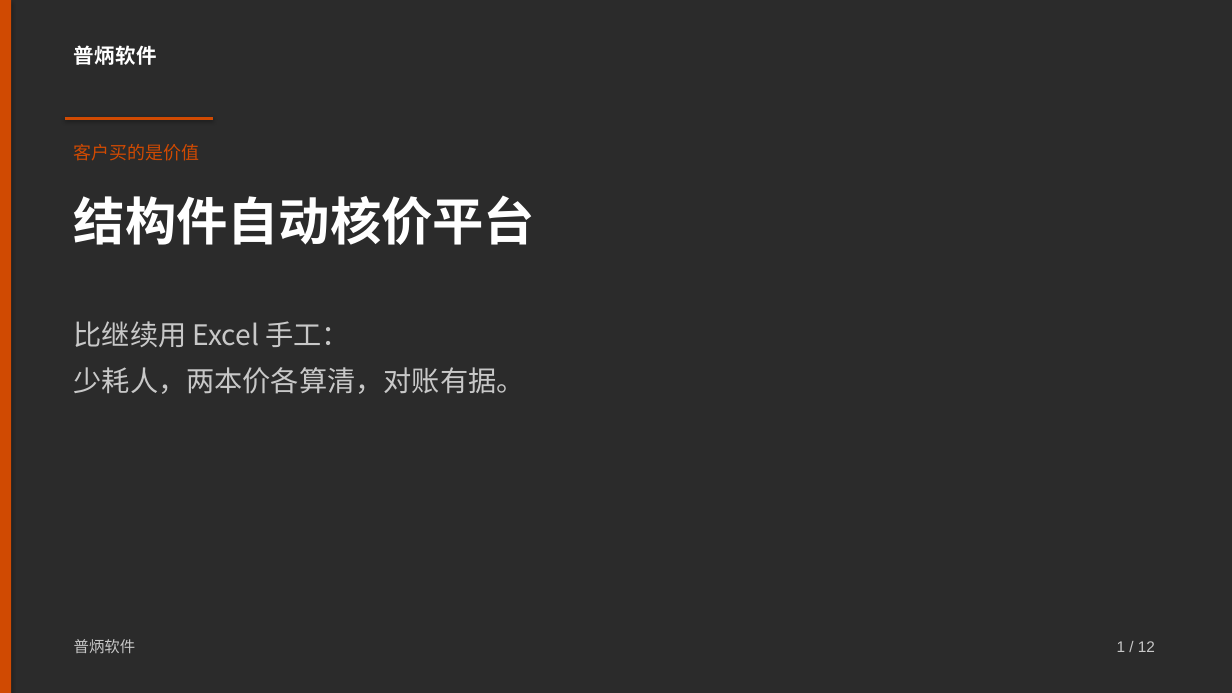
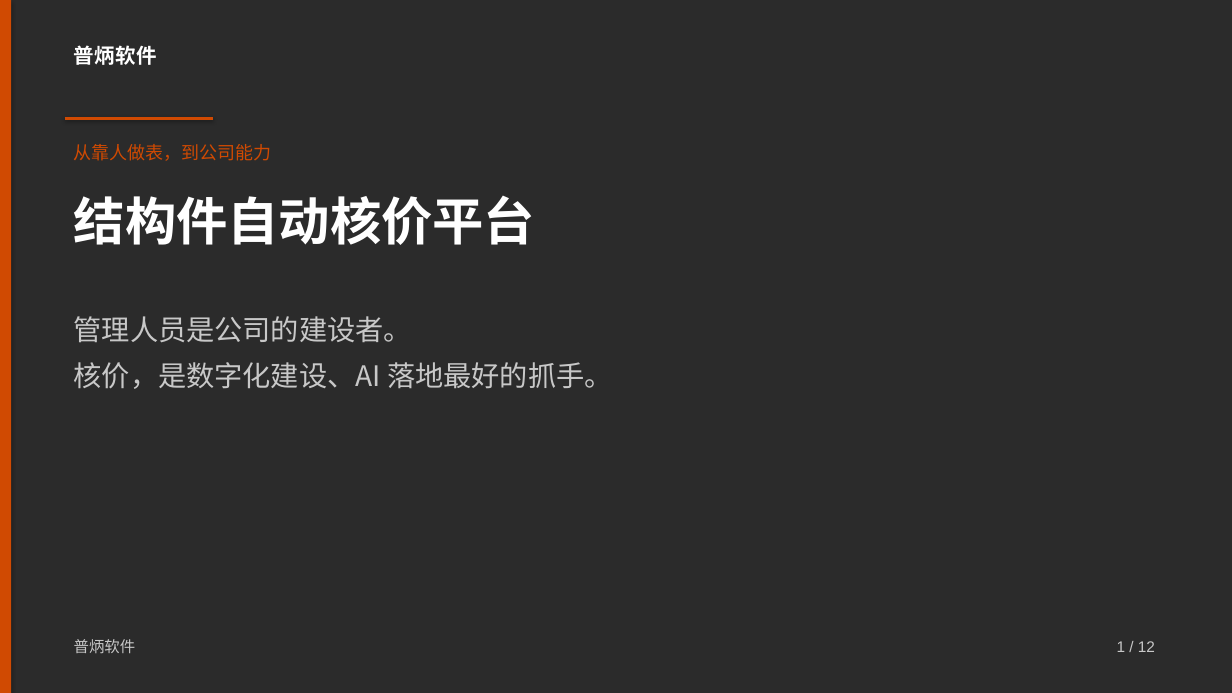
Before and after one commit to pulinzhang/structure-costing-platform, a slide deck: slide 1 of docs/结构件自动核价平台-产品介绍.pptx. Drawn at 1232x693 pixels with LibreOffice and Linux fonts; fonts in the diff are those of the drawing. Boxes give left, top, right and bottom in pixels: in the first picture for what was removed or moved away, otherwise in the second. Text is boxed around its words. In the diff, an @@ line names an element or a change of style, - is before the commit and + after.

```diff
--- a/docs/结构件自动核价平台-产品介绍.pptx
+++ b/docs/结构件自动核价平台-产品介绍.pptx
@@ text at [74, 144, 272, 161]: text changed @@
-客户买的是价值
+从靠人做表，到公司能力
@@ text at [74, 316, 612, 389]: text changed @@
-比继续用 Excel 手工：
-少耗人，两本价各算清，对账有据。
+管理人员是公司的建设者。
+核价，是数字化建设、AI 落地最好的抓手。
```
Also in this commit, not shown: 5 other slides changed, 6 slides added, 6 slides removed, 1 other file.
